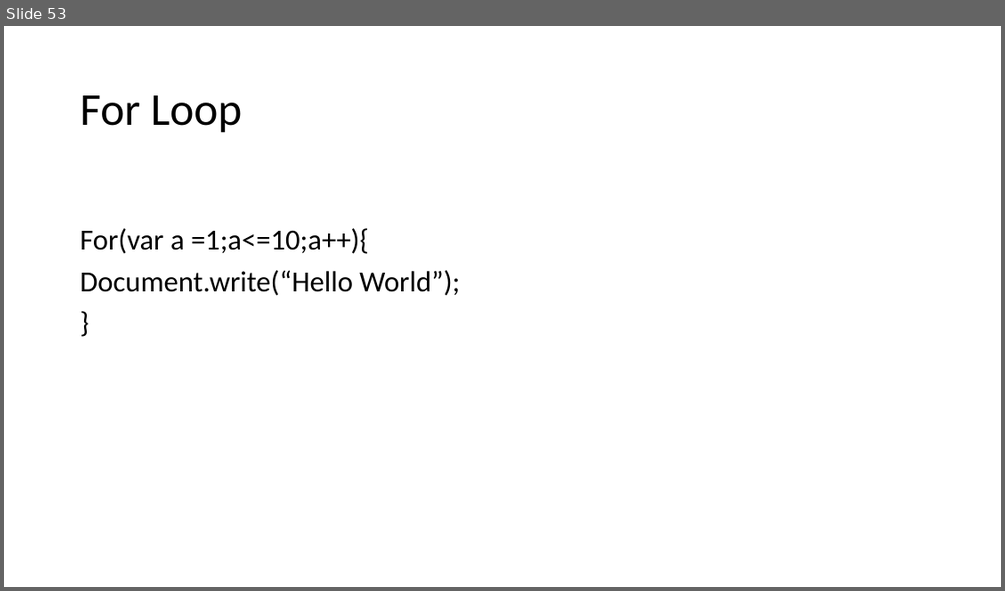
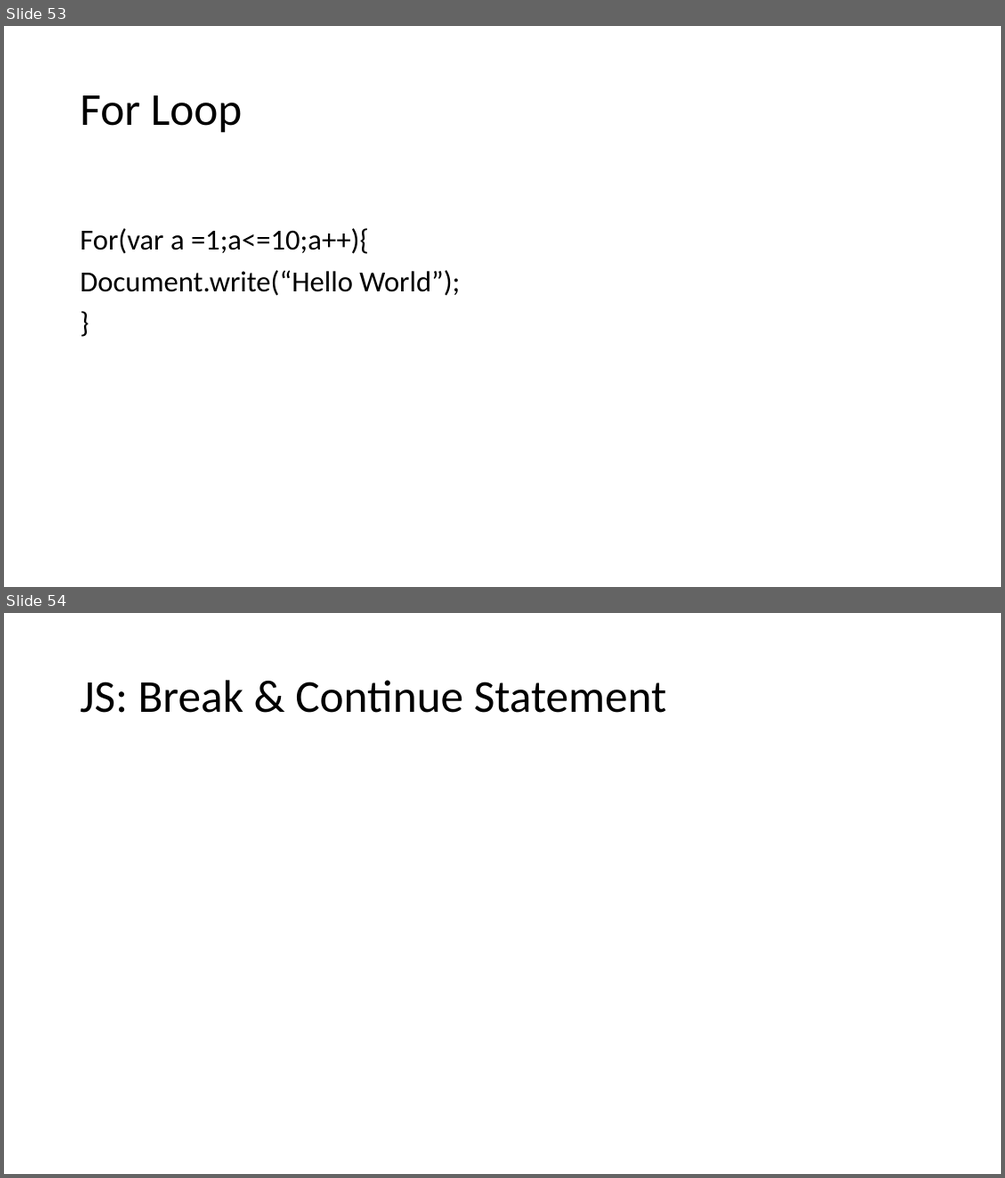
Before and after one commit to PiyushChaturvedii/Batch04, a slide deck: JavaScript.pptx. Shown one above the other, each under a label of ours: slide 53 before the commit, slides 53 and 54 after it. The pictures are 1005x591 and 1005x1178 pixels, drawn with LibreOffice and Linux fonts; fonts in the diff are those of the drawing. Boxes give left, top, right and bottom in pixels: in the first picture for what was removed or moved away, otherwise in the second. Text is boxed around its words. In the diff, an @@ line names an element or a change of style, - is before the commit and + after.

```diff
--- a/JavaScript.pptx
+++ b/JavaScript.pptx
@@ slide 54 added at [4,613,1001,1174], background #FFFFFF @@
@@ title added at [80,680,667,713], 44 pt, text #000000 @@
+JS: Break & Continue Statement
```
Also in this commit, not shown: 11 other slides added, 7 other files.
